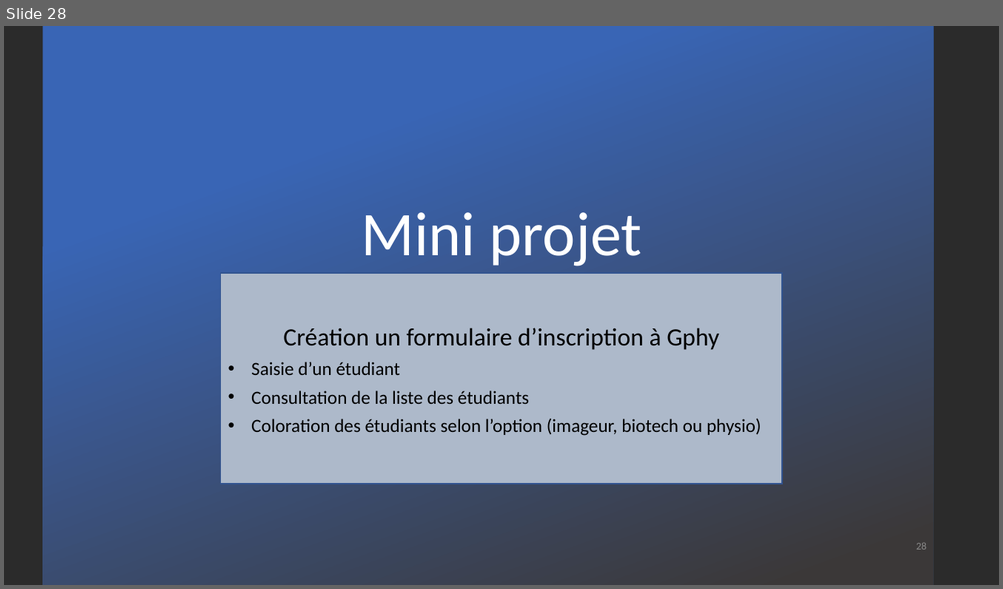
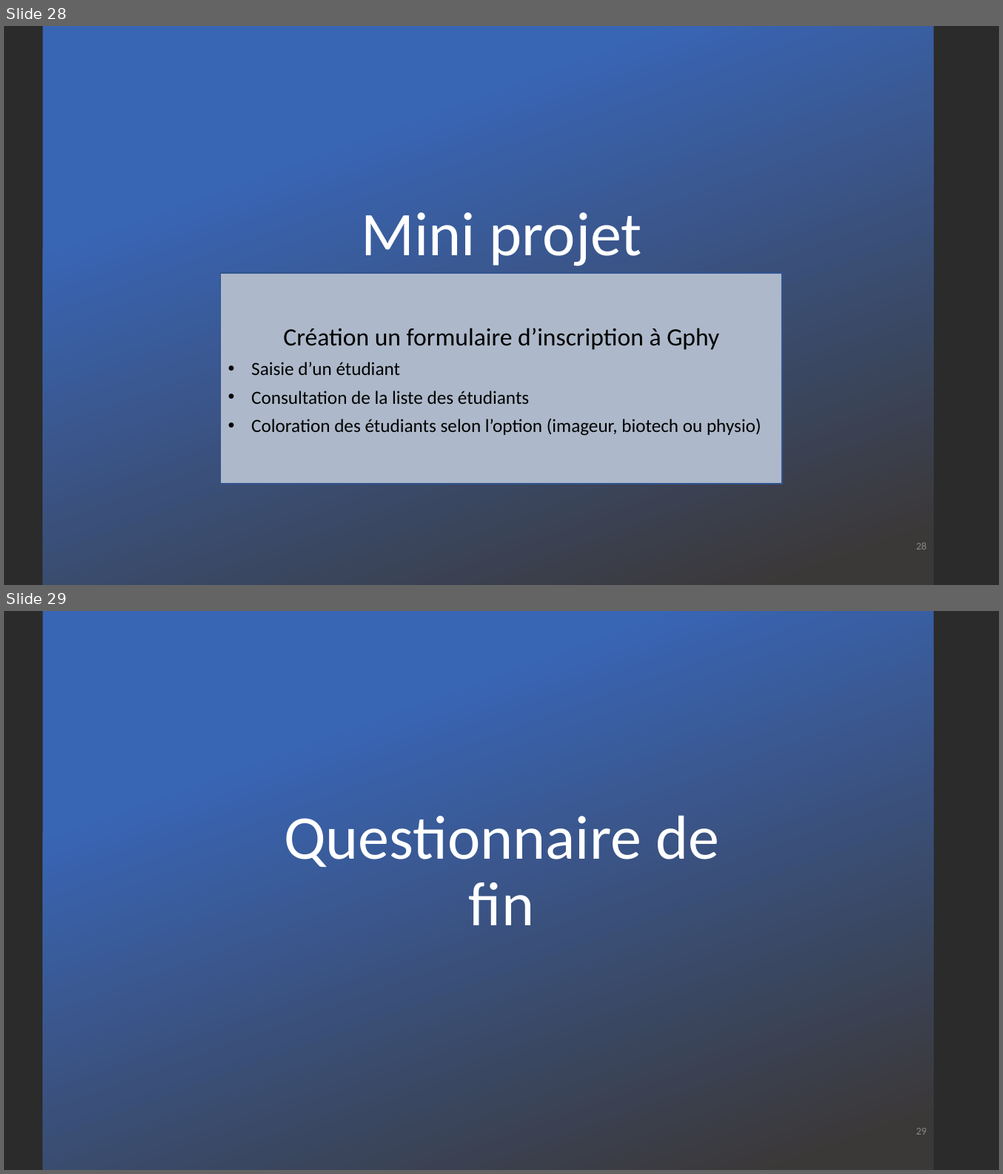
Before and after one commit to DylanMielot/FormationFormateur, a slide deck: Formation de formateur.pptx. Shown one above the other, each under a label of ours: slide 28 before the commit, slides 28 and 29 after it. The pictures are 1003x589 and 1003x1174 pixels, drawn with LibreOffice and Linux fonts; fonts in the diff are those of the drawing; background and template pictures are left out; a plain dark background stands for a picture behind light text. Boxes give left, top, right and bottom in pixels: in the first picture for what was removed or moved away, otherwise in the second. Text is boxed around its words. In the diff, an @@ line names an element or a change of style, - is before the commit and + after.

```diff
--- a/Formation de formateur.pptx
+++ b/Formation de formateur.pptx
@@ slide 29 added at (4, 611, 999, 1170), background picture (left out) @@
@@ rectangle added at (42, 611, 933, 1170), fill gradient #3965B5 to #3B3838 @@
@@ title added at (284, 815, 719, 925), 60 pt, text #FFFFFF @@
+Questionnaire de fin
@@ page number added at (916, 1128, 926, 1135), 10 pt, text #898989 @@
+29
```
Also in this commit, not shown: 7 slides changed.
